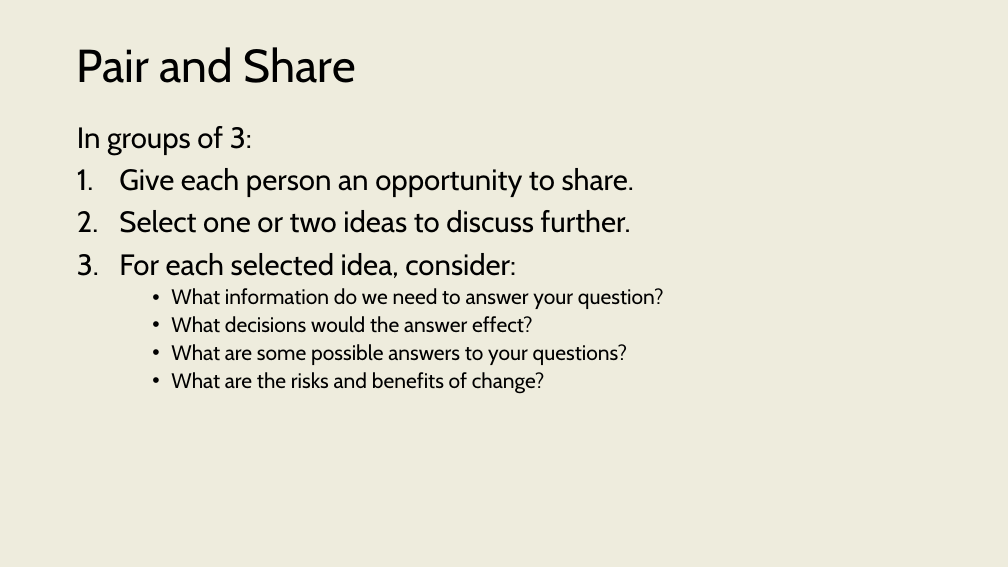
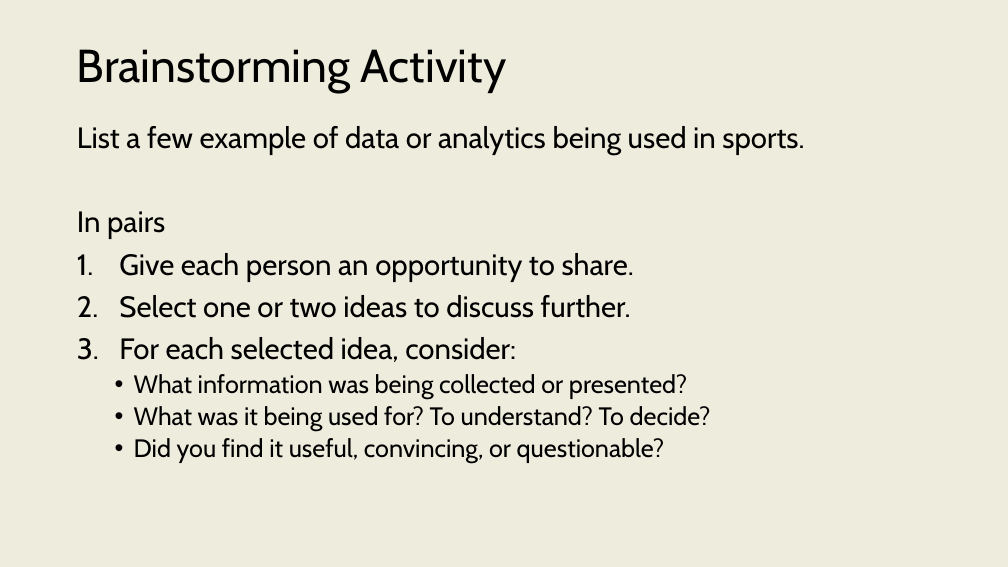
Before and after one commit to onishisaryu/HES-3000-Sports-Data-Analytics, a slide deck: slide 9 of pptx/Lecture0.pptx (slide 10 before the commit). Drawn at 1008x567 pixels with LibreOffice and Linux fonts; fonts in the diff are those of the drawing. Boxes give left, top, right and bottom in pixels: in the first picture for what was removed or moved away, otherwise in the second. Text is boxed around its words. In the diff, an @@ line names an element or a change of style, - is before the commit and + after.

Commit message:
updateL0

```diff
--- a/pptx/Lecture0.pptx
+++ b/pptx/Lecture0.pptx
@@ title at box(77, 49, 507, 93): text changed @@
-Pair and Share
+Brainstorming Activity
@@ text at box(77, 126, 804, 239): text changed @@
-In groups of 3:
+List a few example of data or analytics being used in sports.
+In pairs
@@ text at box(134, 374, 711, 464): text changed; size 20 to 24 pt @@
-    • What information do we need to answer your question?
-    • What decisions would the answer effect?
-    • What are some possible answers to your questions?
-    • What are the risks and benefits of change?
+  • What information was being collected or presented?
+  • What was it being used for? To understand? To decide?
+  • Did you find it useful, convincing, or questionable?
```
Also in this commit, not shown: 8 other slides changed, 5 slides added, 4 slides removed.
